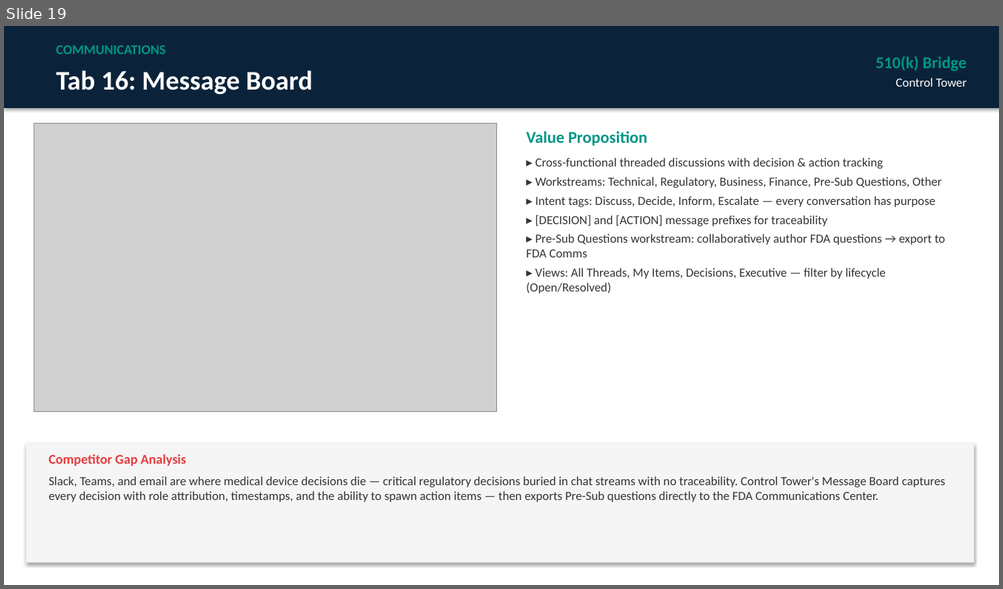
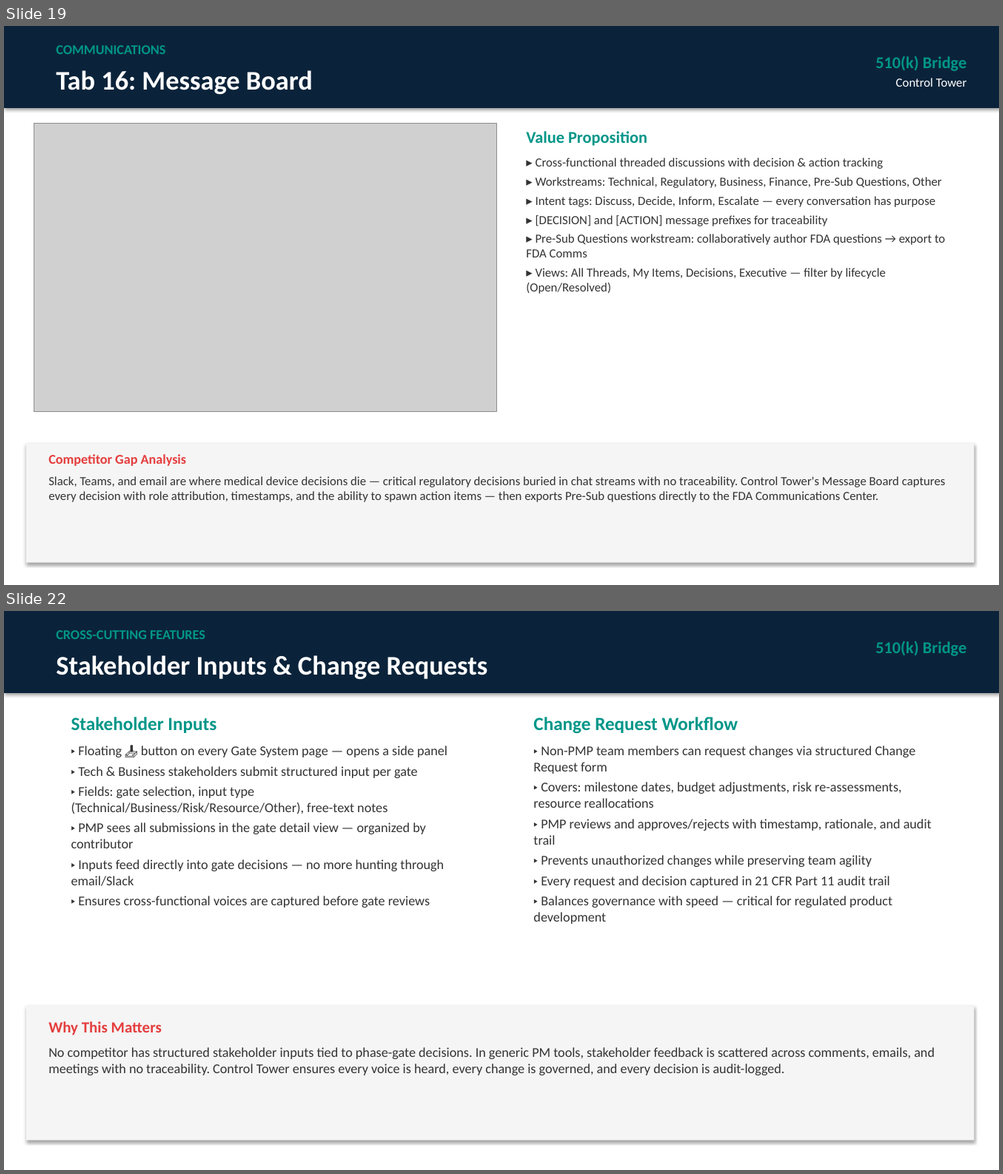
Before and after one commit to londailey6937/arch-medical, a slide deck: Control_Tower_Sales_Deck.pptx. Shown one above the other, each under a label of ours: slide 19 before the commit, slides 19 and 22 after it; the slides between them are not shown. The pictures are 1003x589 and 1003x1174 pixels, drawn with LibreOffice and Linux fonts; fonts in the diff are those of the drawing; grey boxes stand for pictures. Boxes give left, top, right and bottom in pixels: in the first picture for what was removed or moved away, otherwise in the second. Text is boxed around its words. In the diff, an @@ line names an element or a change of style, - is before the commit and + after.

Commit message:
Update EN+CN PowerPoint decks: 18 tabs, Predicate Finder, FDA Guidance Docs, Stakeholder Inputs, QMS-Lite, Notifications/Export slides (23→28 slides)

```diff
--- a/Control_Tower_Sales_Deck.pptx
+++ b/Control_Tower_Sales_Deck.pptx
@@ slide 22 added at [4, 611, 999, 1170], background #FFFFFF @@
@@ rectangle added at [4, 611, 999, 693], fill #0B233A @@
@@ text added at [56, 630, 205, 639], 13 pt, text #009688, bold @@
+CROSS-CUTTING FEATURES
@@ text added at [875, 641, 966, 656], 16 pt, text #009688, bold @@
+510(k) Bridge
@@ text added at [56, 655, 488, 679], 26 pt, text #FFFFFF, bold @@
+Stakeholder Inputs & Change Requests
@@ text added at [71, 717, 447, 908], 13 pt, text #333333 @@
+Stakeholder Inputs
+▸ Floating 📥 button on every Gate System page — opens a side panel
+▸ Tech & Business stakeholders submit structured input per gate
+▸ Fields: gate selection, input type (Technical/Business/Risk/Resource/Other), free-text notes
+▸ PMP sees all submissions in the gate detail view — organized by contributor
+▸ Inputs feed directly into gate decisions — no more hunting through email/Slack
+▸ Ensures cross-functional voices are captured before gate reviews
@@ text added at [533, 717, 931, 924], 13 pt, text #333333 @@
+Change Request Workflow
+▸ Non-PMP team members can request changes via structured Change Request form
+▸ Covers: milestone dates, budget adjustments, risk re-assessments, resource reallocations
+▸ PMP reviews and approves/rejects with timestamp, rationale, and audit trail
+▸ Prevents unauthorized changes while preserving team agility
+▸ Every request and decision captured in 21 CFR Part 11 audit trail
+▸ Balances governance with speed — critical for regulated product development
@@ rectangle added at [26, 1006, 974, 1141], fill #F5F5F5 @@
@@ text added at [48, 1022, 934, 1076], 13 pt, text #333333 @@
+Why This Matters
+No competitor has structured stakeholder inputs tied to phase-gate decisions. In generic PM tools, stakeholder feedback is scattered across comments, emails, and meetings with no traceability. Control Tower ensures every voice is heard, every change is governed, and every decision is audit-logged.
```
Also in this commit, not shown: 5 slides changed, 4 other slides added, 3 other files.
